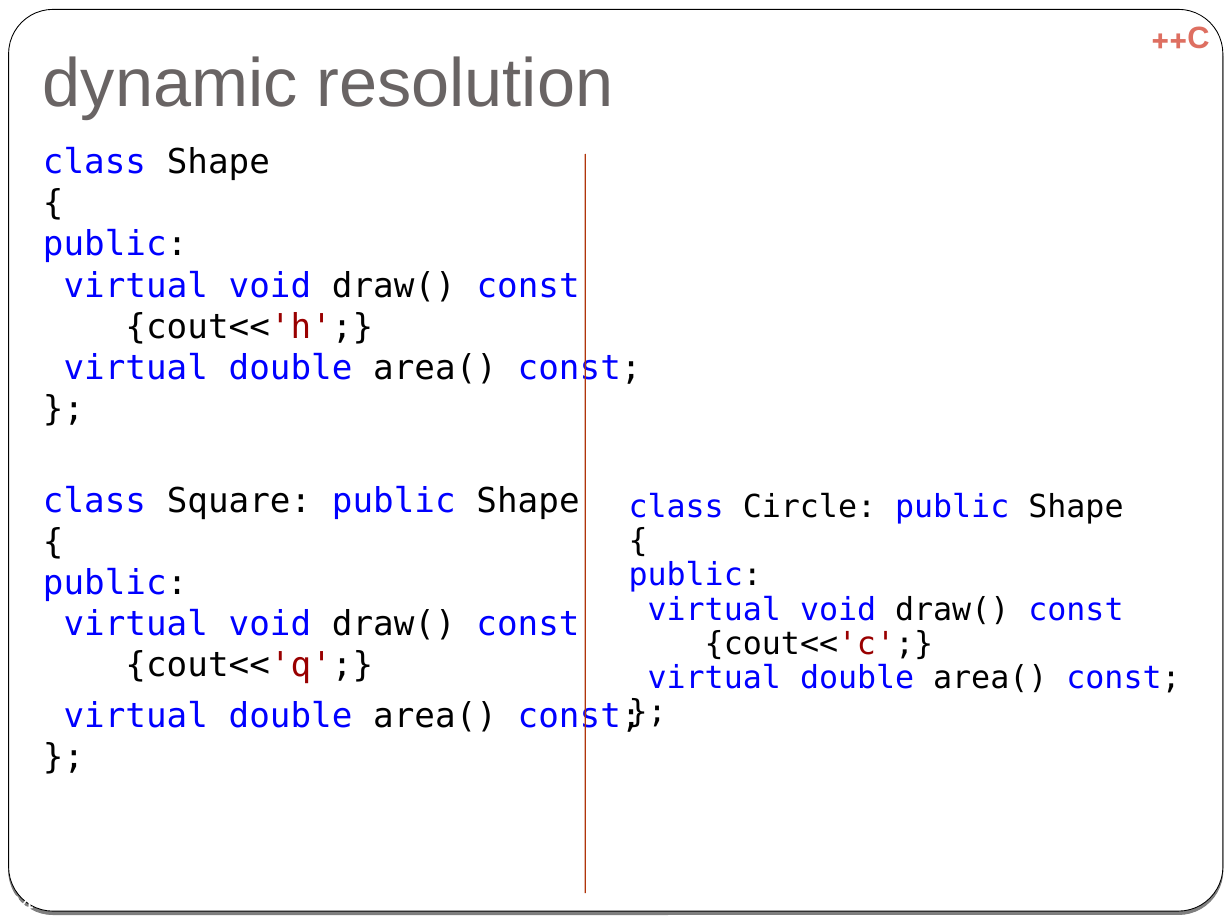
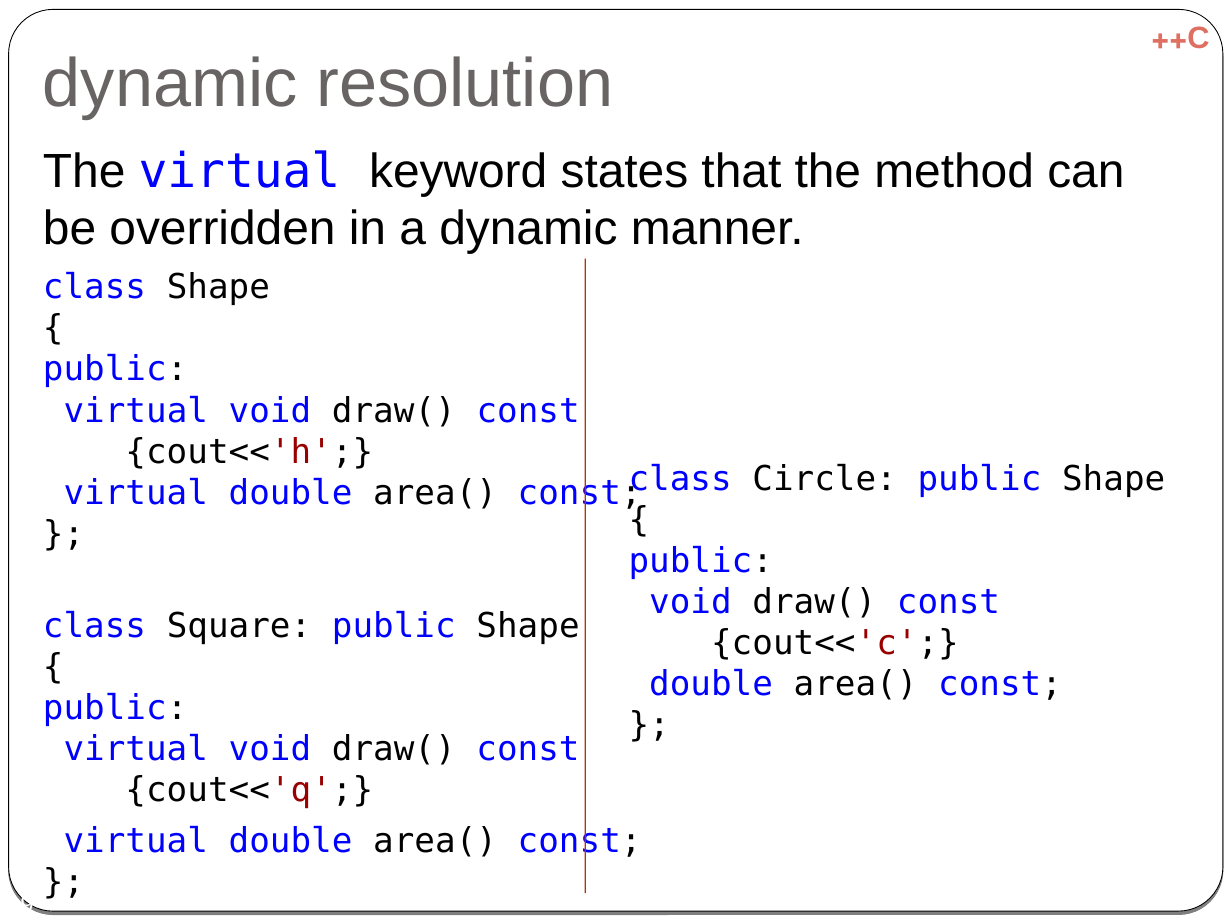
Before and after one commit to cpp-at-ariel/cpp-5778, a slide deck: slide 19 of week06-inheritance/slides-override-virtual.odp (slide 24 before the commit). Drawn at 1232x924 pixels with LibreOffice and Linux fonts; fonts in the diff are those of the drawing. Boxes give left, top, right and bottom in pixels: in the first picture for what was removed or moved away, otherwise in the second. Text is boxed around its words. In the diff, an @@ line names an element or a change of style, - is before the commit and + after.

```diff
--- a/week06-inheritance/slides-override-virtual.odp
+++ b/week06-inheritance/slides-override-virtual.odp
@@ text at (x1=43, y1=150, x2=1124, y2=254): paragraph added @@
+The virtual keyword states that the method can be overridden in a dynamic manner.
@@ line moved from (585, 154) - (585, 893) to (585, 259) - (585, 893) @@
@@ text at (x1=629, y1=463, x2=1165, y2=700): text changed; size 18.5 to 20 pt; text colour #0000FF to #000000 @@
-class Circle: public Shape
-{
-public:
-virtual void draw() const
-{cout<<'c';}
-virtual double area() const;
-};
+class Circle: public Shape
+{
+public:
+void draw() const
+{cout<<'c';}
+double area() const;
+};
@@ page number at (x1=7, y1=893, x2=34, y2=911): text changed @@
-24
+19
```
Also in this commit, not shown: 27 other slides changed, 7 slides removed, 14 other files.
